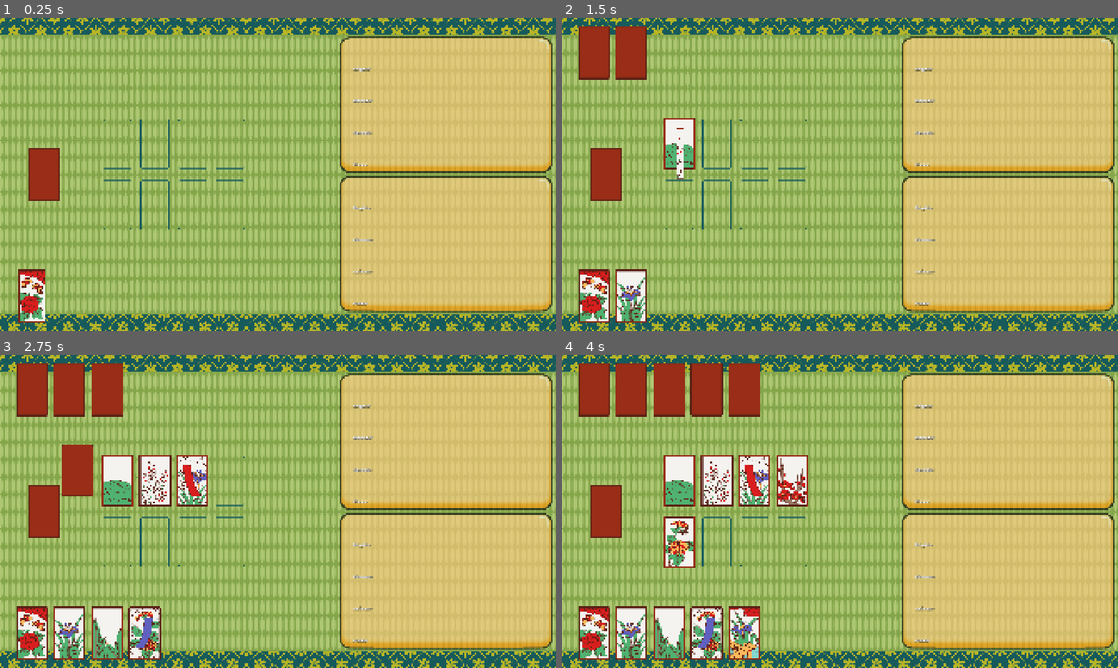
Above: before the commit, frames 1-4 (two rows, left to right).
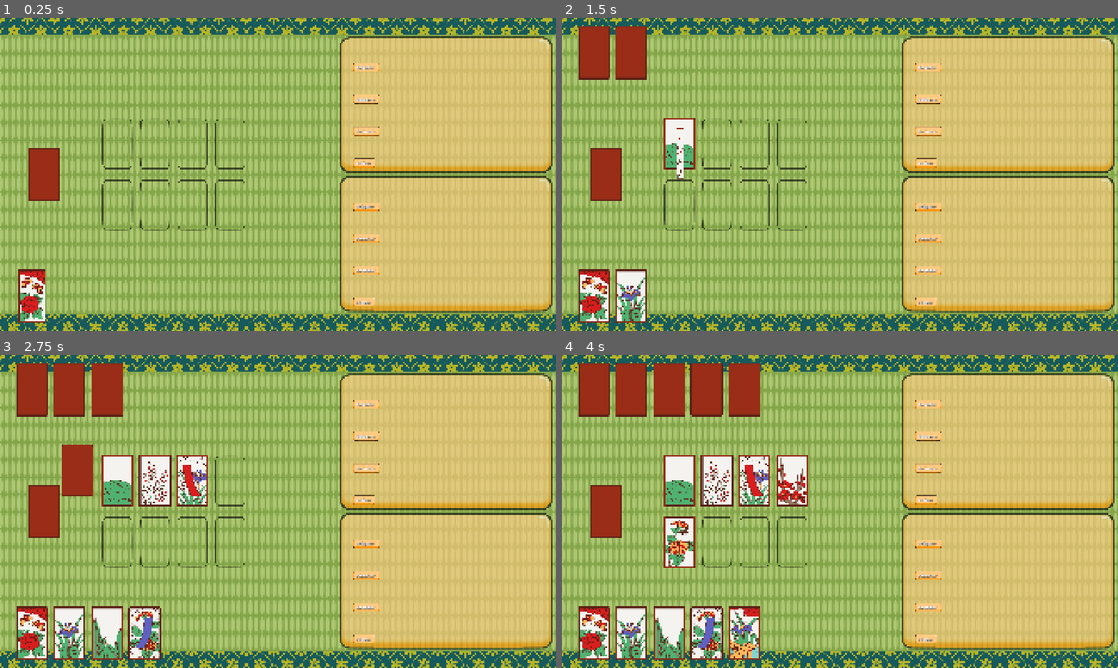
Above: after the commit, the same moments.

Repository: Zyzle/koi-koi
Game: Godot game, scene res://scenes/main.tscn
Same seed, same stepped clock (60 frames per second), same inputs: the game is played once before the commit and once after it.
Inputs (mouse positions are in pixels of both pictures, inside the frame that each line leads up to):
- Up to frame 1 (0.25 s): no input
- Up to frame 2 (1.5 s): move the mouse to (606, 174) at 0.52 s; click (606, 174) at 0.67 s; click (606, 174) at 1.42 s
- Up to frame 3 (2.75 s): click (44, 511) at 2.17 s
- Up to frame 4 (4 s): click (606, 511) at 2.92 s; click (606, 511) at 3.67 s

The runs differ from the first frame. In frame 1, 1.9% of the frame differs, in the area x 18-69%, y 14-92%; in frame 2, 1.7%; in frame 3, 1.5%; in frame 4, 1.3%.

Commit message:
chore: ui updates

Diff:
--- a/scenes/capture_area.tscn
+++ b/scenes/capture_area.tscn
@@ -1,10 +1,12 @@
-[gd_scene load_steps=6 format=3 uid="uid://bcy54dv2wr8xn"]
+[gd_scene load_steps=7 format=3 uid="uid://bcy54dv2wr8xn"]
 
 [ext_resource type="Script" uid="uid://csdiqsni5h532" path="res://scripts/ui/capture_area.gd" id="1_813a5"]
-[ext_resource type="Texture2D" uid="uid://c27ju22ya1jjg" path="res://assets/capture-background.png" id="1_khg73"]
 [ext_resource type="Texture2D" uid="uid://cwkd0mt6djowh" path="res://assets/panel_tan.png" id="2_2ddnc"]
 [ext_resource type="Script" uid="uid://knur3vocymce" path="res://scripts/ui/line.gd" id="3_hnxaw"]
+[ext_resource type="Texture2D" uid="uid://gkbyul4vf5c7" path="res://assets/panel_tan_small.png" id="6_7bhut"]
 [ext_resource type="Theme" uid="uid://dxx5m48t8ucyq" path="res://koi_koi_theme.tres" id="6_rrv1x"]
+
+[sub_resource type="StyleBoxEmpty" id="StyleBoxEmpty_mvj4f"]
 
 [node name="CaptureArea" type="Node2D"]
 script = ExtResource("1_813a5")
@@ -29,11 +31,6 @@
 patch_margin_right = 55
 patch_margin_bottom = 55
 
-[node name="Sprite2D" type="Sprite2D" parent="."]
-visible = false
-modulate = Color(1, 1, 1, 0.39215687)
-texture = ExtResource("1_khg73")
-
 [node name="BrightsLine" type="Marker2D" parent="."]
 position = Vector2(-300, -165)
 gizmo_extents = 45.0
@@ -54,74 +51,167 @@
 gizmo_extents = 45.0
 script = ExtResource("3_hnxaw")
 
-[node name="HBoxContainer" type="HBoxContainer" parent="."]
+[node name="PanelContainer" type="PanelContainer" parent="."]
+offset_left = -320.0
+offset_top = 185.0
+offset_right = -246.0
+offset_bottom = 216.0
+size_flags_vertical = 4
+theme = ExtResource("6_rrv1x")
+theme_override_styles/panel = SubResource("StyleBoxEmpty_mvj4f")
+
+[node name="NinePatchRect" type="NinePatchRect" parent="PanelContainer"]
+layout_mode = 2
+texture = ExtResource("6_7bhut")
+region_rect = Rect2(0, 0, 41, 40)
+patch_margin_left = 8
+patch_margin_top = 8
+patch_margin_right = 8
+patch_margin_bottom = 8
+
+[node name="MarginContainer" type="MarginContainer" parent="PanelContainer"]
+layout_mode = 2
+size_flags_vertical = 4
+theme_override_constants/margin_left = 10
+theme_override_constants/margin_top = 5
+theme_override_constants/margin_right = 10
+theme_override_constants/margin_bottom = 5
+
+[node name="HBoxContainer4" type="HBoxContainer" parent="PanelContainer/MarginContainer"]
+layout_mode = 2
+size_flags_vertical = 4
+
+[node name="Label" type="Label" parent="PanelContainer/MarginContainer/HBoxContainer4"]
+layout_mode = 2
+theme = ExtResource("6_rrv1x")
+text = "Plains:"
+vertical_alignment = 1
+
+[node name="PlainsLabel" type="Label" parent="PanelContainer/MarginContainer/HBoxContainer4"]
+unique_name_in_owner = true
+layout_mode = 2
+theme = ExtResource("6_rrv1x")
+vertical_alignment = 1
+
+[node name="PanelContainer2" type="PanelContainer" parent="."]
+offset_left = -320.0
+offset_top = 75.0
+offset_right = -230.0
+offset_bottom = 106.0
+size_flags_vertical = 4
+theme = ExtResource("6_rrv1x")
+theme_override_styles/panel = SubResource("StyleBoxEmpty_mvj4f")
+
+[node name="NinePatchRect" type="NinePatchRect" parent="PanelContainer2"]
+layout_mode = 2
+texture = ExtResource("6_7bhut")
+region_rect = Rect2(0, 0, 41, 40)
+patch_margin_left = 8
+patch_margin_top = 8
+patch_margin_right = 8
+patch_margin_bottom = 8
+
+[node name="MarginContainer" type="MarginContainer" parent="PanelContainer2"]
+layout_mode = 2
+size_flags_vertical = 4
+theme_override_constants/margin_left = 10
+theme_override_constants/margin_top = 5
+theme_override_constants/margin_right = 10
+theme_override_constants/margin_bottom = 5
+
+[node name="HBoxContainer3" type="HBoxContainer" parent="PanelContainer2/MarginContainer"]
+layout_mode = 2
+
+[node name="Label" type="Label" parent="PanelContainer2/MarginContainer/HBoxContainer3"]
+layout_mode = 2
+theme = ExtResource("6_rrv1x")
+text = "Animals:"
+vertical_alignment = 1
+
+[node name="AnimalsLabel" type="Label" parent="PanelContainer2/MarginContainer/HBoxContainer3"]
+unique_name_in_owner = true
+layout_mode = 2
+theme = ExtResource("6_rrv1x")
+vertical_alignment = 1
+
+[node name="PanelContainer3" type="PanelContainer" parent="."]
+offset_left = -320.0
+offset_top = -35.0
+offset_right = -230.0
+offset_bottom = -4.0
+size_flags_vertical = 4
+theme = ExtResource("6_rrv1x")
+theme_override_styles/panel = SubResource("StyleBoxEmpty_mvj4f")
+
+[node name="NinePatchRect" type="NinePatchRect" parent="PanelContainer3"]
+layout_mode = 2
+texture = ExtResource("6_7bhut")
+region_rect = Rect2(0, 0, 41, 40)
+patch_margin_left = 8
+patch_margin_top = 8
+patch_margin_right = 8
+patch_margin_bottom = 8
+
+[node name="MarginContainer" type="MarginContainer" parent="PanelContainer3"]
+layout_mode = 2
+size_flags_vertical = 4
+theme_override_constants/margin_left = 10
+theme_override_constants/margin_top = 5
+theme_override_constants/margin_right = 10
+theme_override_constants/margin_bottom = 5
+
+[node name="HBoxContainer2" type="HBoxContainer" parent="PanelContainer3/MarginContainer"]
+layout_mode = 2
+
+[node name="Label" type="Label" parent="PanelContainer3/MarginContainer/HBoxContainer2"]
+layout_mode = 2
+theme = ExtResource("6_rrv1x")
+text = "Ribbons:"
+vertical_alignment = 1
+
+[node name="RibbonsLabel" type="Label" parent="PanelContainer3/MarginContainer/HBoxContainer2"]
+unique_name_in_owner = true
+layout_mode = 2
+theme = ExtResource("6_rrv1x")
+vertical_alignment = 1
+
+[node name="PanelContainer4" type="PanelContainer" parent="."]
 offset_left = -320.0
 offset_top = -145.0
-offset_right = -233.0
-offset_bottom = -105.0
-
-[node name="Label" type="Label" parent="HBoxContainer"]
+offset_right = -230.0
+offset_bottom = -114.0
+size_flags_vertical = 4
+theme = ExtResource("6_rrv1x")
+theme_override_styles/panel = SubResource("StyleBoxEmpty_mvj4f")
+
+[node name="NinePatchRect" type="NinePatchRect" parent="PanelContainer4"]
+layout_mode = 2
+texture = ExtResource("6_7bhut")
+region_rect = Rect2(0, 0, 41, 40)
+patch_margin_left = 8
+patch_margin_top = 8
+patch_margin_right = 8
+patch_margin_bottom = 8
+
+[node name="MarginContainer" type="MarginContainer" parent="PanelContainer4"]
+layout_mode = 2
+size_flags_vertical = 4
+theme_override_constants/margin_left = 10
+theme_override_constants/margin_top = 5
+theme_override_constants/margin_right = 10
+theme_override_constants/margin_bottom = 5
+
+[node name="HBoxContainer" type="HBoxContainer" parent="PanelContainer4/MarginContainer"]
+layout_mode = 2
+
+[node name="Label" type="Label" parent="PanelContainer4/MarginContainer/HBoxContainer"]
 layout_mode = 2
 theme = ExtResource("6_rrv1x")
 text = "Brights:"
 vertical_alignment = 1
 
-[node name="BrightsLabel" type="Label" parent="HBoxContainer"]
-unique_name_in_owner = true
-layout_mode = 2
-theme = ExtResource("6_rrv1x")
-vertical_alignment = 1
-
-[node name="HBoxContainer2" type="HBoxContainer" parent="."]
-offset_left = -320.0
-offset_top = -35.0
-offset_right = -233.0
-offset_bottom = 5.0
-
-[node name="Label" type="Label" parent="HBoxContainer2"]
-layout_mode = 2
-theme = ExtResource("6_rrv1x")
-text = "Ribbons:"
-vertical_alignment = 1
-
-[node name="RibbonsLabel" type="Label" parent="HBoxContainer2"]
-unique_name_in_owner = true
-layout_mode = 2
-theme = ExtResource("6_rrv1x")
-vertical_alignment = 1
-
-[node name="HBoxContainer3" type="HBoxContainer" parent="."]
-offset_left = -320.0
-offset_top = 75.0
-offset_right = -233.0
-offset_bottom = 115.0
-
-[node name="Label" type="Label" parent="HBoxContainer3"]
-layout_mode = 2
-theme = ExtResource("6_rrv1x")
-text = "Animals:"
-vertical_alignment = 1
-
-[node name="AnimalsLabel" type="Label" parent="HBoxContainer3"]
-unique_name_in_owner = true
-layout_mode = 2
-theme = ExtResource("6_rrv1x")
-vertical_alignment = 1
-
-[node name="HBoxContainer4" type="HBoxContainer" parent="."]
-offset_left = -320.0
-offset_top = 185.0
-offset_right = -255.0
-offset_bottom = 225.0
-
-[node name="Label" type="Label" parent="HBoxContainer4"]
-layout_mode = 2
-theme = ExtResource("6_rrv1x")
-text = "Plains:"
-vertical_alignment = 1
-
-[node name="PlainsLabel" type="Label" parent="HBoxContainer4"]
-unique_name_in_owner = true
-layout_mode = 2
-theme = ExtResource("6_rrv1x")
-vertical_alignment = 1
+[node name="BrightsLabel" type="Label" parent="PanelContainer4/MarginContainer/HBoxContainer"]
+unique_name_in_owner = true
+layout_mode = 2
+theme = ExtResource("6_rrv1x")
+vertical_alignment = 1
--- a/scenes/scoring_panel.tscn
+++ b/scenes/scoring_panel.tscn
@@ -6,6 +6,8 @@
 [ext_resource type="Theme" uid="uid://dxx5m48t8ucyq" path="res://koi_koi_theme.tres" id="3_nvy13"]
 [ext_resource type="Texture2D" uid="uid://lri4v48rg5ud" path="res://assets/button_tan.png" id="4_sjh5u"]
 [ext_resource type="Texture2D" uid="uid://c5tvrxlapv37w" path="res://assets/button_red.png" id="5_g7vyd"]
+[ext_resource type="Texture2D" uid="uid://d0biplgag7uqi" path="res://assets/button_tan_pressed.png" id="6_xe84r"]
+[ext_resource type="Texture2D" uid="uid://cv1ftv68rc66v" path="res://assets/button_red_pressed.png" id="8_0wngi"]
 
 [sub_resource type="Theme" id="Theme_s04ys"]
 
@@ -92,6 +94,7 @@
 custom_minimum_size = Vector2(200, 0)
 layout_mode = 2
 texture_normal = ExtResource("4_sjh5u")
+texture_pressed = ExtResource("6_xe84r")
 ignore_texture_size = true
 stretch_mode = 4
 
@@ -115,6 +118,7 @@
 custom_minimum_size = Vector2(200, 0)
 layout_mode = 2
 texture_normal = ExtResource("5_g7vyd")
+texture_pressed = ExtResource("8_0wngi")
 ignore_texture_size = true
 stretch_mode = 4
 
--- a/scenes/slot.tscn
+++ b/scenes/slot.tscn
@@ -1,9 +1,10 @@
 [gd_scene load_steps=2 format=3 uid="uid://c6a35s5exauwp"]
 
-[ext_resource type="Texture2D" uid="uid://dpewcvjpejpmn" path="res://assets/slot.png" id="1_4v6ba"]
+[ext_resource type="Texture2D" uid="uid://c2uqe68w01uh" path="res://assets/slot_outline.png" id="1_4v6ba"]
 
 [node name="Slot" type="Node2D"]
 
 [node name="Outline" type="Sprite2D" parent="."]
+modulate = Color(1, 1, 1, 0.627451)
 scale = Vector2(0.5, 0.5)
 texture = ExtResource("1_4v6ba")
Binary file added: assets/button_red_pressed.png
Not shown, added: assets/button_red_pressed.png.import
Binary file added: assets/button_tan_pressed.png
Not shown, added: assets/button_tan_pressed.png.import
Binary file removed: assets/capture-background.png
Binary file added: assets/panel_tan_small.png
Not shown, changed: assets/panel_tan_small.png.import
Binary file removed: assets/slot.png
Binary file added: assets/slot_outline.png
Not shown, changed: assets/slot_outline.png.import
Not shown: 1 places in scenes/scoring_panel.tscn that only renumber resources
